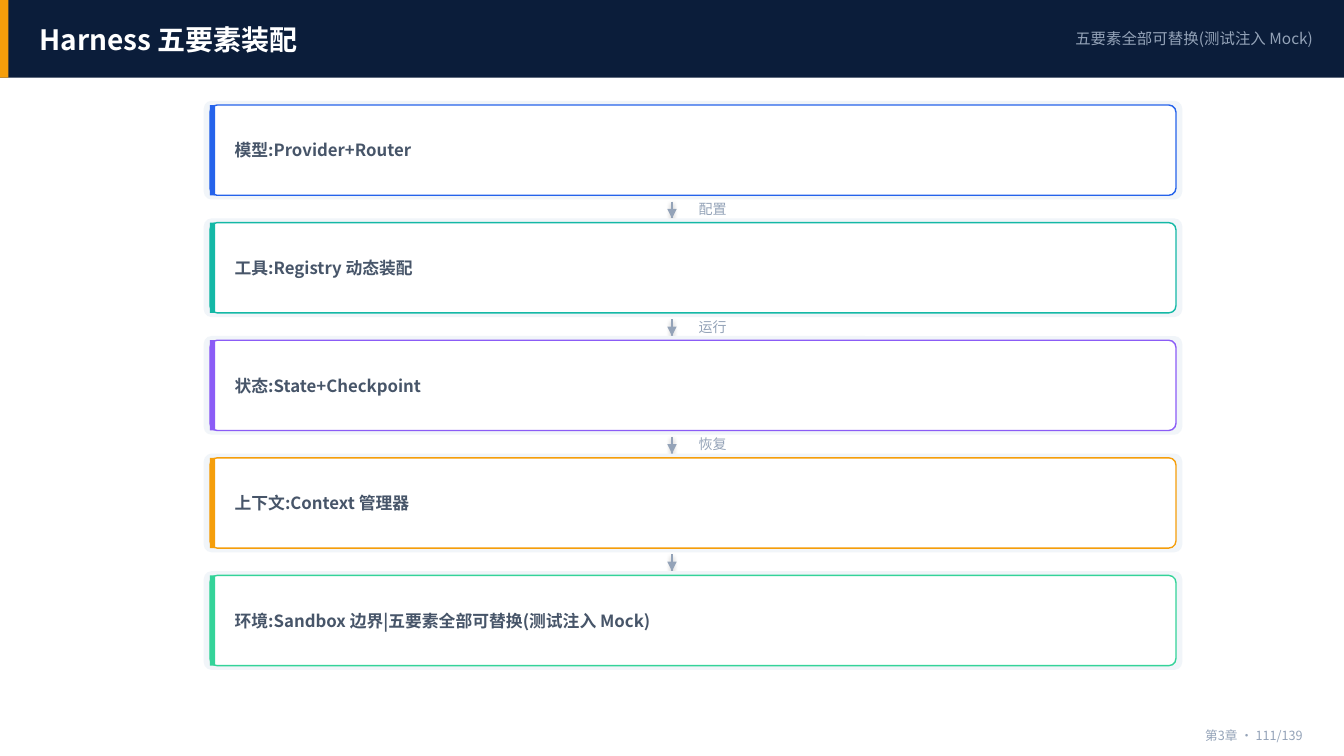
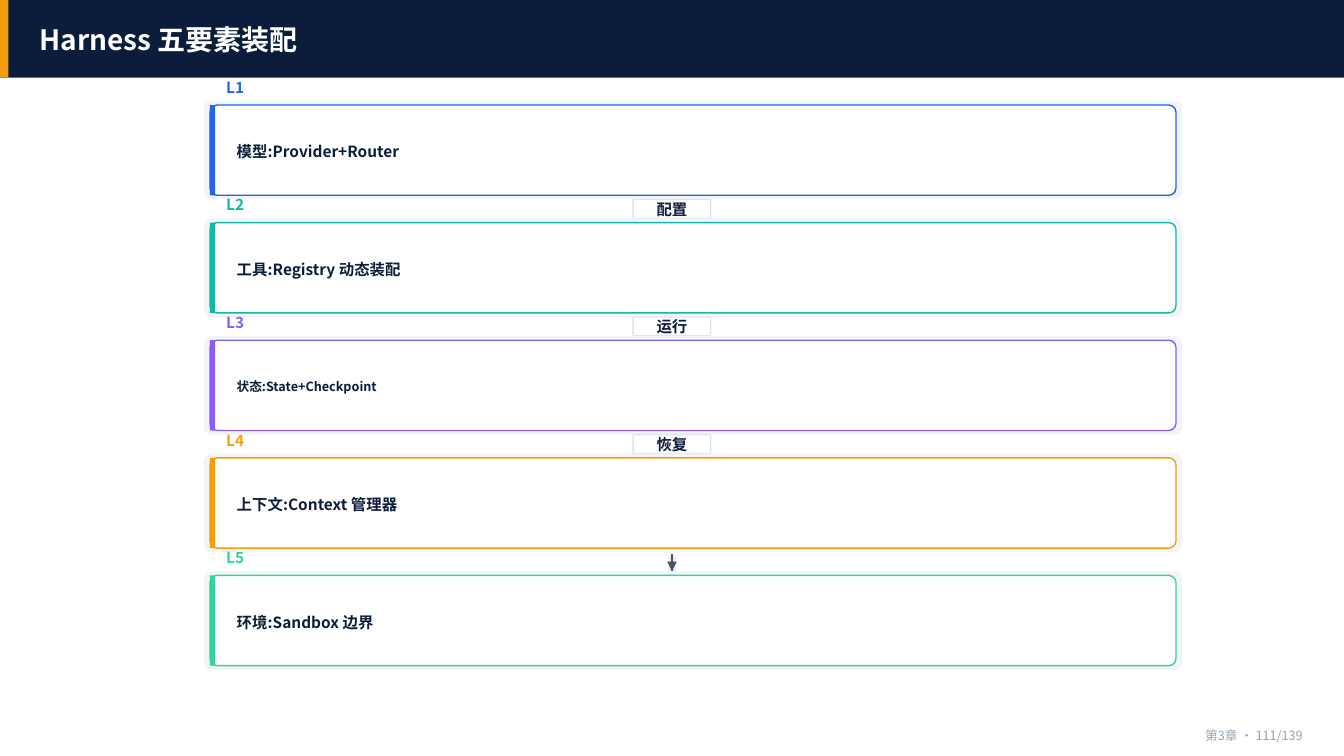
Before and after one commit to tianqiongenze/ai-agent-bootcamp-course, a slide deck: slide 111 of 03-课件PPT/第3章-Agent Loop.pptx. Drawn at 1344x756 pixels with LibreOffice and Linux fonts; fonts in the diff are those of the drawing. Boxes give left, top, right and bottom in pixels: in the first picture for what was removed or moved away, otherwise in the second. Text is boxed around its words. In the diff, an @@ line names an element or a change of style, - is before the commit and + after.

```diff
--- a/03-课件PPT/第3章-Agent Loop.pptx
+++ b/03-课件PPT/第3章-Agent Loop.pptx
@@ text removed at (x1=1075, y1=31, x2=1312, y2=47) @@
-五要素全部可替换(测试注入 Mock)
@@ text added at (x1=226, y1=77, x2=244, y2=93), 11 pt, text #2563EB, bold @@
+L1
@@ text added at (x1=226, y1=195, x2=244, y2=210), 11 pt, text #14B8A6, bold @@
+L2
@@ text "配置" moved from (x1=699, y1=203, x2=727, y2=215) to (x1=657, y1=199, x2=688, y2=219) @@
@@ rounded rectangle added at (x1=633, y1=200, x2=711, y2=219), fill #FFFFFF, outline #DDE5EE 1 pt @@
@@ line (673, 202) - (673, 219): stroke #94A3B8 1.2 pt to #475569 1.4 pt @@
@@ text added at (x1=226, y1=313, x2=244, y2=328), 11 pt, text #8B5CF6, bold @@
+L3
@@ size 10 to 11 pt, text colour #94A3B8 to #0B1D3A, bold on; alignment left to centre in 3 elements at (x1=657, y1=199, x2=688, y2=219), (x1=657, y1=437, x2=688, y2=452), (x1=657, y1=319, x2=688, y2=334) @@
@@ text "运行" moved from (x1=699, y1=320, x2=727, y2=333) to (x1=657, y1=319, x2=688, y2=334) @@
@@ rounded rectangle added at (x1=633, y1=318, x2=711, y2=337), fill #FFFFFF, outline #DDE5EE 1 pt @@
@@ line (673, 320) - (673, 336): stroke #94A3B8 1.2 pt to #475569 1.4 pt @@
@@ text "状态:State+Checkpoint" at (x1=237, y1=380, x2=377, y2=394): size 12 to 9 pt, text colour #475569 to #0B1D3A; line spacing 1 to 1.15 @@
@@ text added at (x1=226, y1=430, x2=244, y2=446), 11 pt, text #F59E0B, bold @@
+L4
@@ text "恢复" moved from (x1=699, y1=437, x2=727, y2=450) to (x1=657, y1=437, x2=688, y2=452) @@
@@ rounded rectangle added at (x1=633, y1=435, x2=711, y2=454), fill #FFFFFF, outline #DDE5EE 1 pt @@
@@ line (673, 437) - (673, 454): stroke #94A3B8 1.2 pt to #475569 1.4 pt @@
@@ size 12 to 11 pt, text colour #475569 to #0B1D3A; line spacing 1 to 1.15 in 3 elements at (x1=237, y1=144, x2=399, y2=159), (x1=237, y1=262, x2=401, y2=279), (x1=237, y1=495, x2=397, y2=515) @@
@@ text added at (x1=226, y1=548, x2=244, y2=563), 11 pt, text #34D399, bold @@
+L5
@@ fill #94A3B8 to #475569 in 4 elements at (x1=667, y1=209, x2=677, y2=218), (x1=667, y1=327, x2=677, y2=336), (x1=667, y1=445, x2=677, y2=454), (x1=667, y1=562, x2=677, y2=571) @@
@@ line (673, 555) - (673, 572): stroke #94A3B8 1.2 pt to #475569 1.4 pt @@
@@ text at (x1=237, y1=615, x2=374, y2=630): text changed; size 12 to 11 pt; text colour #475569 to #0B1D3A @@
-环境:Sandbox 边界|五要素全部可替换(测试注入 Mock)
+环境:Sandbox 边界
```
Also in this commit, not shown: 29 other slides changed, 37 other files.
